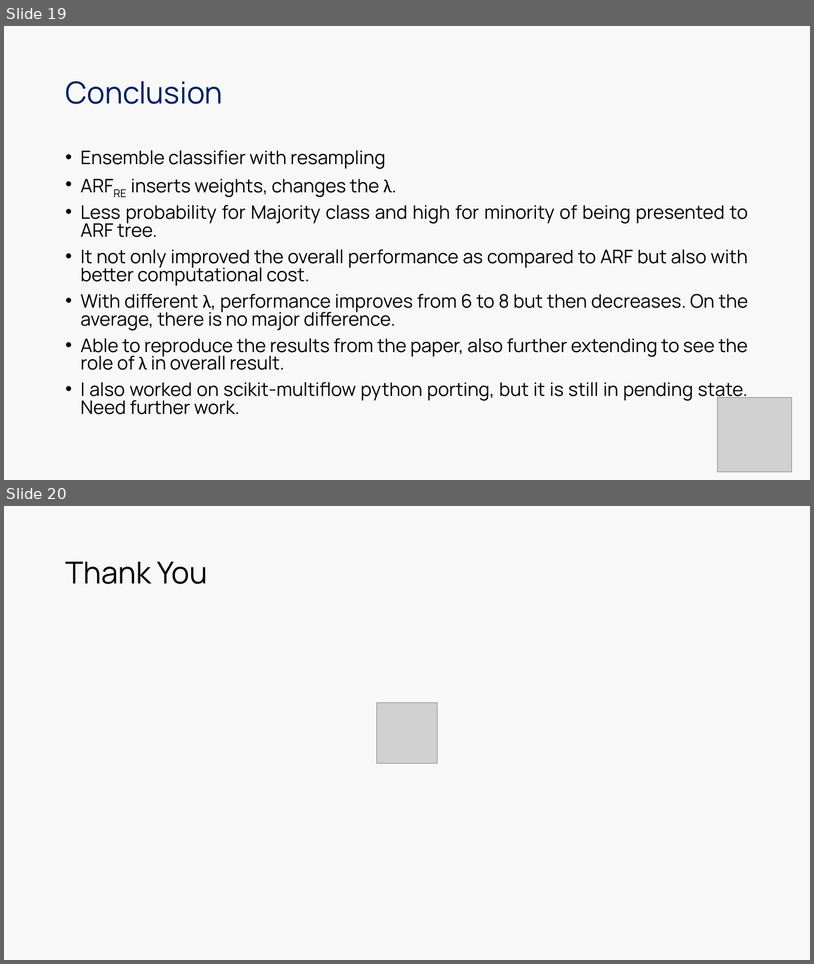
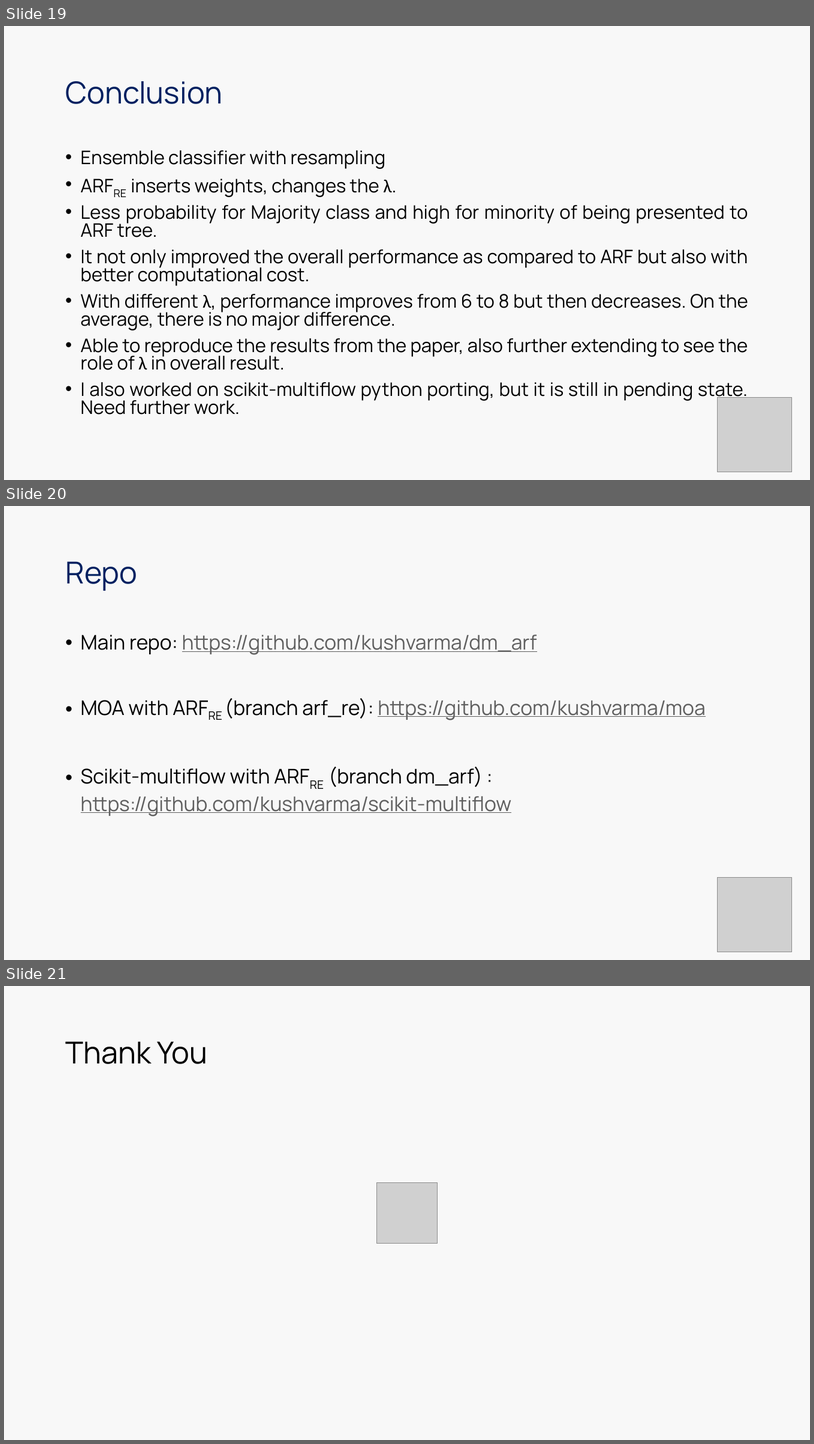
Before and after one commit to kushvarma/dm_arf, a slide deck: DMLAB-SS2020 ARF v3.pptx. Shown one above the other, each under a label of ours: slides 19 and 20 before the commit, slides 19, 20 and 21 after it. The pictures are 814x964 and 814x1444 pixels, drawn with LibreOffice and Linux fonts; fonts in the diff are those of the drawing; grey boxes stand for pictures. Boxes give left, top, right and bottom in pixels: in the first picture for what was removed or moved away, otherwise in the second. Text is boxed around its words. In the diff, an @@ line names an element or a change of style, - is before the commit and + after.

```diff
--- a/DMLAB-SS2020 ARF v3.pptx
+++ b/DMLAB-SS2020 ARF v3.pptx
@@ slide 20 added at (x1=4, y1=506, x2=810, y2=960), background #F8F8F8 @@
@@ title added at (x1=65, y1=561, x2=137, y2=591), 36 pt, text #002060 @@
+Repo
@@ text added at (x1=81, y1=634, x2=705, y2=816), 24 pt, text #5F5F5F, underline @@
+• Main repo: https://github.com/kushvarma/dm_arf
+• MOA with ARFRE (branch arf_re): https://github.com/kushvarma/moa
+• Scikit-multiflow with ARFRE (branch dm_arf) : https://github.com/kushvarma/scikit-multiflow
@@ picture added at (x1=718, y1=877, x2=792, y2=952) @@
@@ what was slide 20 is now slide 21 @@
```
Also in this commit, not shown: 3 other files.
